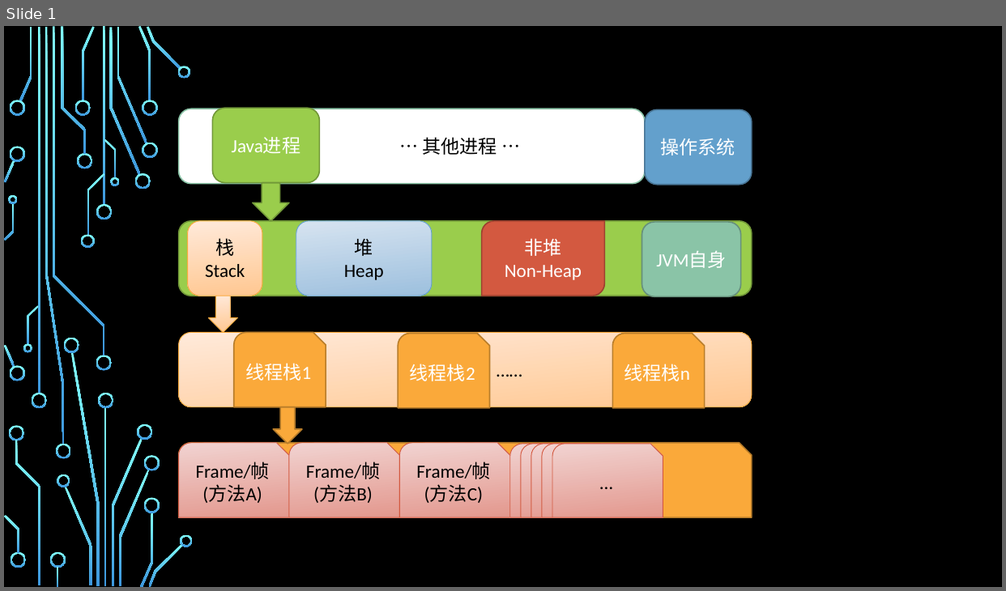
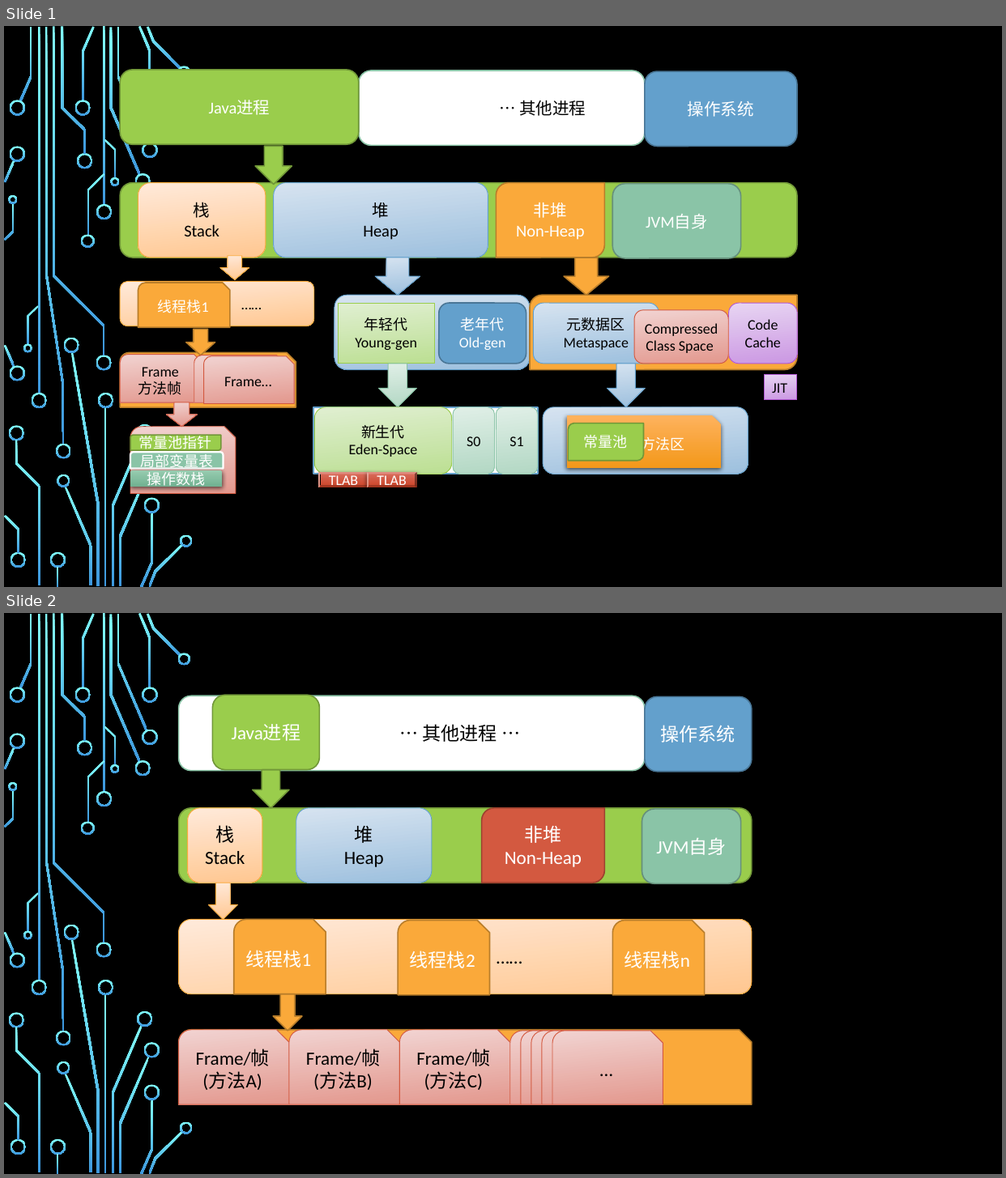
Before and after one commit to cncounter/translation, a slide deck: tiemao_2019/22_chat_jvm_troubleshoot/JVM-Basic.pptx. Shown one above the other, each under a label of ours: slide 1 before the commit, slides 1 and 2 after it. The pictures are 1006x591 and 1006x1178 pixels, drawn with LibreOffice and Linux fonts; fonts in the diff are those of the drawing; background and template pictures are left out. Boxes give left, top, right and bottom in pixels: in the first picture for what was removed or moved away, otherwise in the second. Text is boxed around its words. In the diff, an @@ line names an element or a change of style, - is before the commit and + after.

```diff
--- a/tiemao_2019/22_chat_jvm_troubleshoot/JVM-Basic.pptx
+++ b/tiemao_2019/22_chat_jvm_troubleshoot/JVM-Basic.pptx
@@ slide 1 added at (4,26,1002,587), background picture (left out); not listed: 53 template elements that a slide beside it also shows @@
@@ group added at (120,70,798,494): 17 rounded rectangles, 8 down arrows, 6 snip round rects, 4 round diag rects, 3 rectangles, 2 bevels, 2 round same rects, 1 snip rect @@
+… 其他进程
+操作系统
+栈
+Stack
+堆
+Heap
+JVM自身
+Java进程
+非堆
+Non-Heap
+年轻代
+Young-gen
+新生代
+Eden-Space
+S0
+S1
+老年代
+Old-gen
+元数据区
+Metaspace
+Code Cache
+Compressed Class Space
+方法区
+JIT
+TLAB
+TLAB
+……
+线程栈1
+Frame
+方法帧
+局部变量表
+操作数栈
+Frame…
+Frame…
+常量池指针
+常量池
@@ what was slide 1 is now slide 2 @@
```
Also in this commit, not shown: 1 other slide added, 1 slide removed, 3 other files.
